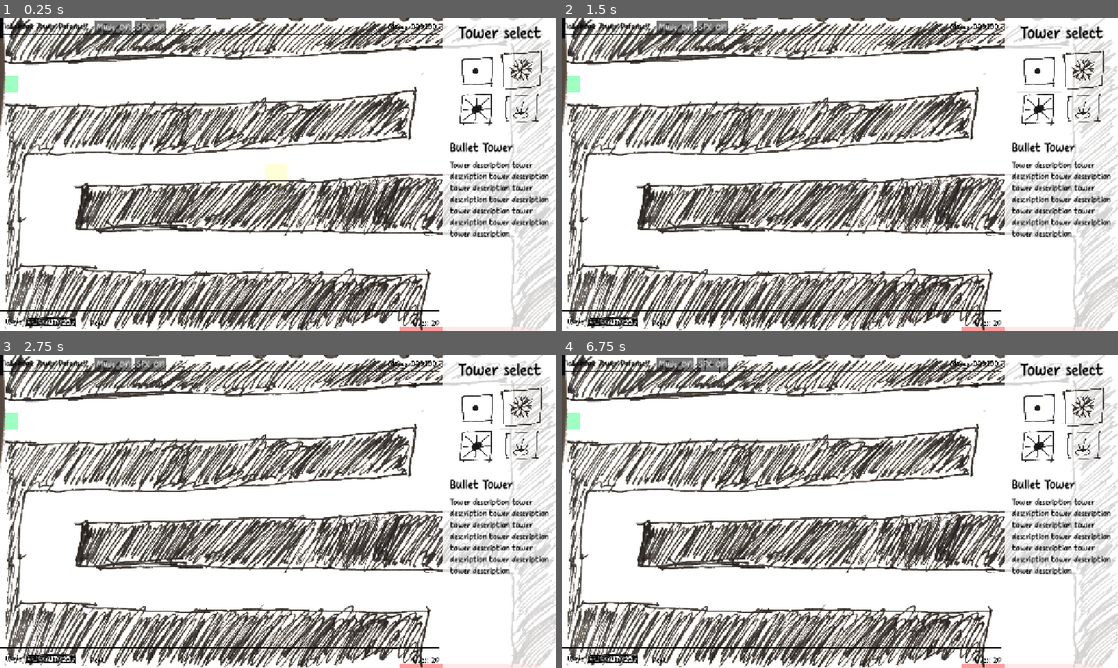
Above: before the commit, frames 1-4 (two rows, left to right).
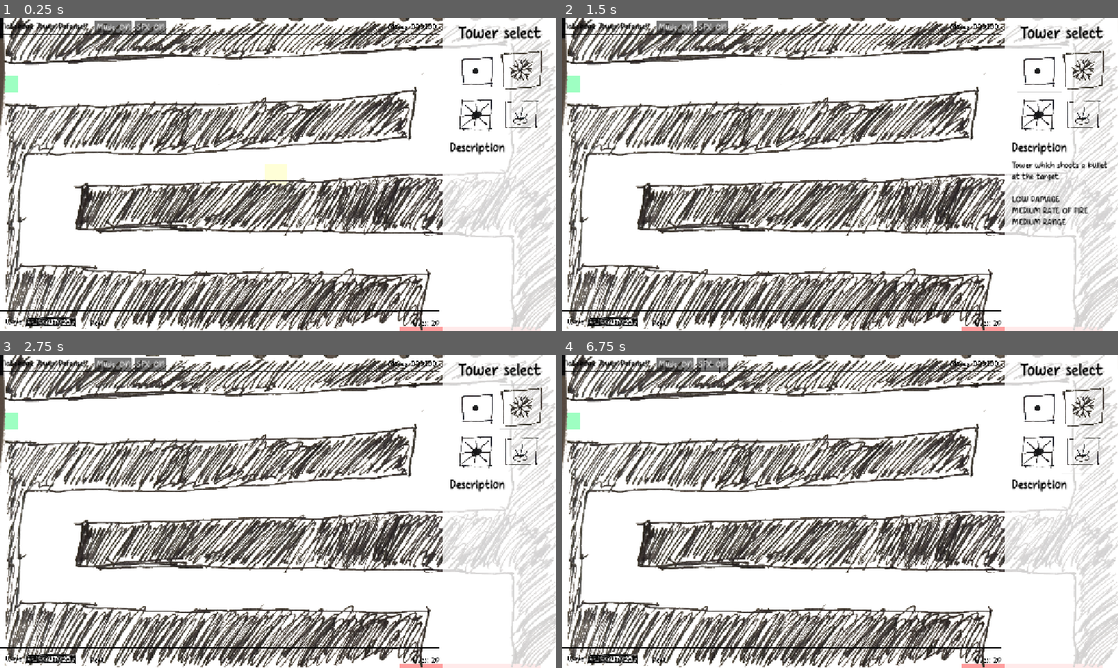
Above: after the commit, the same moments.

Repository: OzuYatamutsu/notebook-tower-defense
Game: Godot game, scene res://levels/level_cools.tscn
Same seed, same stepped clock (60 frames per second), same inputs: the game is played once before the commit and once after it. This scene is started directly instead of the project's main scene.
Inputs (mouse positions are in pixels of both pictures, inside the frame that each line leads up to):
- Up to frame 1 (0.25 s): no input
- Up to frame 2 (1.5 s): click (1040, 71) at 0.52 s; click (1040, 71) at 1.27 s
- Up to frame 3 (2.75 s): click (522, 408) at 2.02 s
- Up to frame 4 (6.75 s): click (1084, 408) at 2.77 s; click (1040, 445) at 3.52 s; click (1040, 452) at 4.27 s; click (1084, 445) at 5.02 s; click (1084, 452) at 5.77 s; click "SFX: ON" at 6.5 s

The runs differ from the first frame. In frame 1, 2.1% of the frame differs, in the area x 80-99%, y 24-71%; in frame 2, 2.2%; in frame 3, 2.1%; in frame 4, 2.1%.
Error before the commit: Cannot call method 'get_child' on a null value. (res://components/tower_info_and_buy_panel.gd:18)
Error after the commit: Invalid call. Nonexistent function 'set_max_value' in base 'Control (WaveMeter)'. (res://levels/level.gd:34)

Commit message:
Implement description display in buy panel on rollover

Diff:
--- a/components/TowerInfoAndBuyPanel.tscn
+++ b/components/TowerInfoAndBuyPanel.tscn
@@ -41,43 +41,40 @@
 horizontal_alignment = 1
 vertical_alignment = 1
 
-[node name="TowerSelectRow1" type="HBoxContainer" parent="."]
+[node name="TowerSelectPanel" type="FlowContainer" parent="."]
+custom_minimum_size = Vector2(300, 0)
 layout_mode = 0
 offset_left = 1047.0
 offset_top = 68.0
-offset_right = 2067.0
-offset_bottom = 576.0
+offset_right = 2162.0
+offset_bottom = 1088.0
 scale = Vector2(0.2, 0.2)
 
-[node name="BulletTowerButton" type="Button" parent="TowerSelectRow1"]
+[node name="BulletTower" type="Button" parent="TowerSelectPanel"]
 layout_mode = 2
+mouse_default_cursor_shape = 2
 icon = ExtResource("3_ufyar")
 flat = true
 
-[node name="SlowTowerButton" type="Button" parent="TowerSelectRow1"]
+[node name="SlowTower" type="Button" parent="TowerSelectPanel"]
 layout_mode = 2
+mouse_default_cursor_shape = 2
 icon = ExtResource("4_opbea")
 flat = true
 
-[node name="TowerSelectRow2" type="HBoxContainer" parent="."]
-layout_mode = 0
-offset_left = 1048.0
-offset_top = 157.0
-offset_right = 2068.0
-offset_bottom = 665.0
-scale = Vector2(0.2, 0.2)
-
-[node name="LaserTowerButton" type="Button" parent="TowerSelectRow2"]
+[node name="LaserTower" type="Button" parent="TowerSelectPanel"]
 layout_mode = 2
+mouse_default_cursor_shape = 2
 icon = ExtResource("5_klabk")
 flat = true
 
-[node name="SpikeTowerButton" type="Button" parent="TowerSelectRow2"]
+[node name="SpikeTower" type="Button" parent="TowerSelectPanel"]
 layout_mode = 2
+mouse_default_cursor_shape = 2
 icon = ExtResource("6_b0dq2")
 flat = true
 
-[node name="SelectedTowerLabel" type="Label" parent="."]
+[node name="DescriptionLabel" type="Label" parent="."]
 layout_mode = 1
 anchors_preset = 1
 anchor_left = 1.0
@@ -90,18 +87,18 @@
 theme = ExtResource("2_vr3bv")
 theme_override_colors/font_color = Color(0, 0, 0, 1)
 theme_override_font_sizes/font_size = 30
-text = "Bullet Tower"
+text = "Description"
 vertical_alignment = 1
 
-[node name="SelectedTowerDescription" type="Label" parent="."]
+[node name="DescriptionPanel" type="Label" parent="."]
 layout_mode = 1
 anchors_preset = 1
 anchor_left = 1.0
 anchor_right = 1.0
 offset_left = -245.0
 offset_top = 326.0
-offset_right = -11.0
-offset_bottom = 569.0
+offset_right = -19.0
+offset_bottom = 573.0
 grow_horizontal = 0
 theme = ExtResource("2_vr3bv")
 theme_override_colors/font_color = Color(0, 0, 0, 1)
--- a/components/tower_info_and_buy_panel.gd
+++ b/components/tower_info_and_buy_panel.gd
@@ -1,23 +1,42 @@
 class_name TowerInfoAndBuyPanel
 extends Control
 
-@export var IsOpened: bool = false
+@onready var ButtonToTowerMap = {
+    "BulletTower": preload("res://towers/BulletTower.tscn").instantiate(),
+    "SlowTower": preload("res://towers/SlowTower.tscn").instantiate(),
+    "LaserTower": preload("res://towers/LaserTower.tscn").instantiate(),
+    "SpikeTower": preload("res://towers/SpikeTower.tscn").instantiate()
+}
 
-@onready var BuyItemList: Control = $BuyItemList
-
-const TOWERS_TO_BUY_LIST: Array = [
-    "res://towers/BulletTower.tscn",
-    "res://towers/SlowTower.tscn",
-    "res://towers/LaserTower.tscn",
-    "res://towers/SpikeTower.tscn"
-]
-
-const _buyItem = preload("res://components/TowerBuyItem.tscn")
+@onready var BulletTowerButton: Button = $TowerSelectPanel/BulletTower
+@onready var SlowTowerButton: Button = $TowerSelectPanel/SlowTower
+@onready var LaserTowerButton: Button = $TowerSelectPanel/LaserTower
+@onready var SpikeTowerButton: Button = $TowerSelectPanel/SpikeTower
+@onready var DescriptionPanel: Label = $DescriptionPanel
 
 func _ready() -> void:
-    BuyItemList.remove_child(BuyItemList.get_child(0))
+    DescriptionPanel.text = ""
 
-    for tower in TOWERS_TO_BUY_LIST:
-        var _item = _buyItem.instantiate()
-        _item.setup(tower)
-        BuyItemList.add_child(_item)
+    BulletTowerButton.mouse_entered.connect(
+        _on_button_rollover.bind(BulletTowerButton)
+    )
+    BulletTowerButton.mouse_exited.connect(_on_button_exit)
+    SlowTowerButton.mouse_entered.connect(
+        _on_button_rollover.bind(SlowTowerButton)
+    )
+    SlowTowerButton.mouse_exited.connect(_on_button_exit)
+    LaserTowerButton.mouse_entered.connect(
+        _on_button_rollover.bind(LaserTowerButton)
+    )
+    LaserTowerButton.mouse_exited.connect(_on_button_exit)
+    SpikeTowerButton.mouse_entered.connect(
+        _on_button_rollover.bind(SpikeTowerButton)
+    )
+    SpikeTowerButton.mouse_exited.connect(_on_button_exit)
+
+func _on_button_rollover(button: Button) -> void:
+    var tower: Tower = ButtonToTowerMap[button.name]
+    DescriptionPanel.text = tower.Description
+
+func _on_button_exit() -> void:
+    DescriptionPanel.text = ""
--- a/towers/bullet_tower.gd
+++ b/towers/bullet_tower.gd
@@ -4,7 +4,7 @@
 func _init() -> void:
     VALUE = 100
     Description = (
-        "Shoots a bullet at the target.\n" +
+        "Tower which shoots a bullet at the target.\n" +
         "\n" +
         "LOW DAMAGE\n" +
         "MEDIUM RATE OF FIRE\n" +
